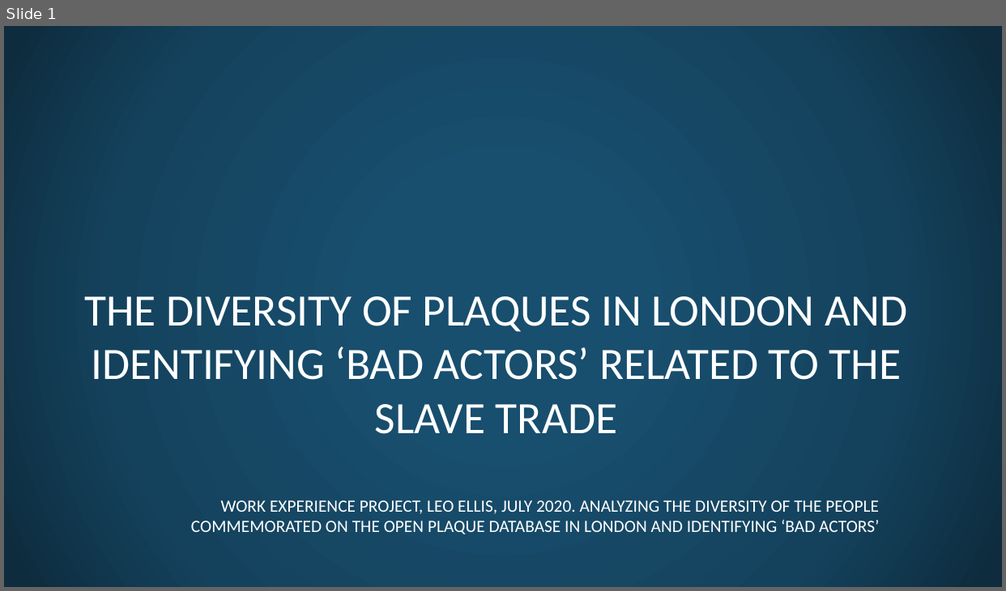
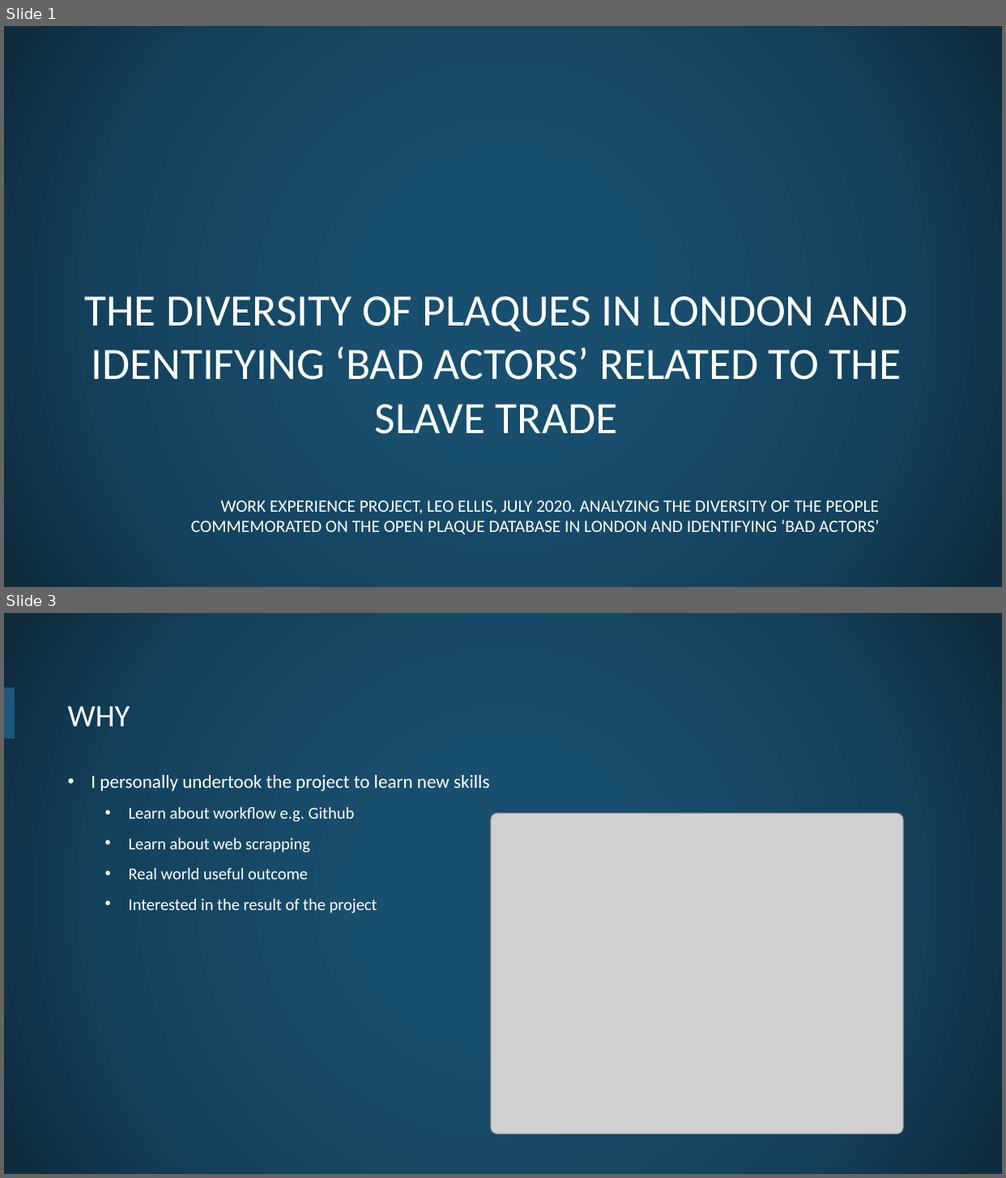
Before and after one commit to openheritage/open-plaques-diversity, a slide deck: The diversity of plaques in London.pptx. Shown one above the other, each under a label of ours: slide 1 before the commit, slides 1 and 3 after it; the slides between them are not shown. The pictures are 1006x591 and 1006x1178 pixels, drawn with LibreOffice and Linux fonts; fonts in the diff are those of the drawing; grey boxes stand for pictures; background and template pictures are left out. Boxes give left, top, right and bottom in pixels: in the first picture for what was removed or moved away, otherwise in the second. Text is boxed around its words. In the diff, an @@ line names an element or a change of style, - is before the commit and + after.

```diff
--- a/The diversity of plaques in London.pptx
+++ b/The diversity of plaques in London.pptx
@@ slide 3 added at bbox=[4, 613, 1002, 1174], background picture (left out) @@
@@ line added from (9, 734) to (9, 692), #1B587C 10 pt @@
@@ title added at bbox=[68, 706, 130, 726], 30 pt, text #FFFFFF @@
+WHY
@@ text added at bbox=[91, 775, 489, 914], 16 pt, text #FFFFFF @@
+• I personally undertook the project to learn new skills
+  • Learn about workflow e.g. Github
+  • Learn about web scrapping
+  • Real world useful outcome
+  • Interested in the result of the project
@@ picture added at bbox=[491, 814, 903, 1135] @@
```
Also in this commit, not shown: 5 slides changed, 4 other slides added, 3 slides removed.
